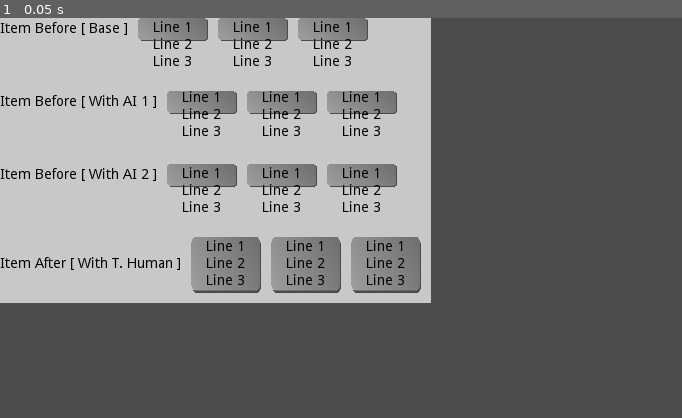
Above: before the commit, frame 1.
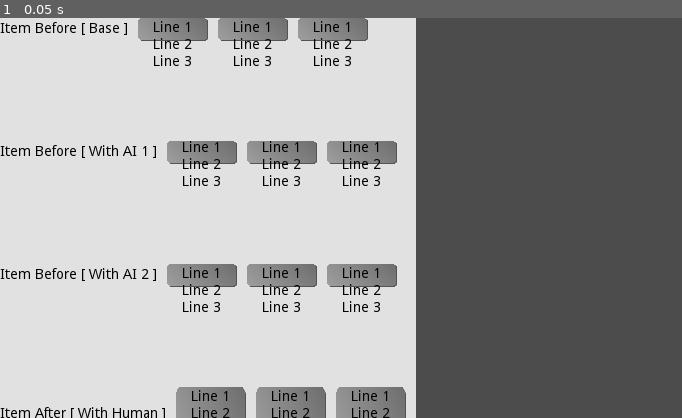
Above: after the commit, the same moment.

Repository: mohamedsobelk-lab/godot-ai-spatial-reasoning-test
Game: Godot game, scene res://Scenes/MainTest.tscn
The game is run twice, just before and just after one commit, with the same random seed, the same clock (stepped at 60 frames per second) and the same inputs.
Inputs:
- Up to frame 1 (0.05 s): no input

The runs differ from the first frame. In frame 1, 59% of the frame differs, in the area x 0-64%, y 0-100%.

Commit message:
Updated Files

Diff:
--- a/Scenes/MainTest.tscn
+++ b/Scenes/MainTest.tscn
@@ -1,16 +1,16 @@
 [gd_scene load_steps=6 format=2]
 
-[ext_resource path="res://Scenes/RowAfterWithTHuman.tscn" type="PackedScene" id=1]
+[ext_resource path="res://Scenes/RowAfterWithHuman.tscn" type="PackedScene" id=1]
 [ext_resource path="res://Scenes/RowBeforeBase.tscn" type="PackedScene" id=2]
 [ext_resource path="res://Scenes/RowBeforeWithAI2.tscn" type="PackedScene" id=3]
 [ext_resource path="res://Scenes/RowBeforeWithAI1.tscn" type="PackedScene" id=4]
 
 [sub_resource type="StyleBoxFlat" id=1]
-bg_color = Color( 0.784314, 0.784314, 0.784314, 1 )
+bg_color = Color( 0.882353, 0.882353, 0.882353, 1 )
 expand_margin_left = 10.0
 expand_margin_right = 10.0
-expand_margin_top = 10.0
-expand_margin_bottom = 10.0
+expand_margin_top = 30.0
+expand_margin_bottom = 70.0
 
 [node name="MainTest" type="CanvasLayer"]
 
@@ -20,40 +20,40 @@
 custom_styles/panel = SubResource( 1 )
 
 [node name="VBoxContainer" type="VBoxContainer" parent="PanelContainer"]
-margin_right = 421.0
-margin_bottom = 275.0
-custom_constants/separation = 50
+margin_right = 406.0
+margin_bottom = 425.0
+custom_constants/separation = 100
 
 [node name="VBoxCBeforeBase" type="VBoxContainer" parent="PanelContainer/VBoxContainer"]
-margin_right = 421.0
+margin_right = 406.0
 margin_bottom = 23.0
 
 [node name="ItemRow" parent="PanelContainer/VBoxContainer/VBoxCBeforeBase" instance=ExtResource( 2 )]
-margin_right = 421.0
+margin_right = 406.0
 margin_bottom = 23.0
 
 [node name="VBoxCBeforeWithAI1" type="VBoxContainer" parent="PanelContainer/VBoxContainer"]
-margin_top = 73.0
-margin_right = 421.0
-margin_bottom = 96.0
+margin_top = 123.0
+margin_right = 406.0
+margin_bottom = 146.0
 
 [node name="ItemRow" parent="PanelContainer/VBoxContainer/VBoxCBeforeWithAI1" instance=ExtResource( 4 )]
-margin_right = 421.0
+margin_right = 406.0
 
 [node name="VBoxCBeforeWithAI2" type="VBoxContainer" parent="PanelContainer/VBoxContainer"]
-margin_top = 146.0
-margin_right = 421.0
-margin_bottom = 169.0
+margin_top = 246.0
+margin_right = 406.0
+margin_bottom = 269.0
 
 [node name="ItemRow" parent="PanelContainer/VBoxContainer/VBoxCBeforeWithAI2" instance=ExtResource( 3 )]
-margin_right = 421.0
+margin_right = 406.0
 margin_bottom = 23.0
 
 [node name="VBoxCAfterTHuman" type="VBoxContainer" parent="PanelContainer/VBoxContainer"]
-margin_top = 219.0
-margin_right = 421.0
-margin_bottom = 275.0
+margin_top = 369.0
+margin_right = 406.0
+margin_bottom = 425.0
 
 [node name="ItemRow" parent="PanelContainer/VBoxContainer/VBoxCAfterTHuman" instance=ExtResource( 1 )]
-margin_right = 421.0
+margin_right = 406.0
 margin_bottom = 56.0
--- /dev/null
+++ b/Scenes/RowAfterWithHuman.tscn
@@ -0,0 +1,116 @@
+[gd_scene load_steps=2 format=2]
+
+[ext_resource path="res://Assets/button_inactive.png" type="Texture" id=2]
+
+[node name="ItemRow" type="HBoxContainer"]
+margin_right = 312.0
+margin_bottom = 35.0
+rect_min_size = Vector2( 312, 0 )
+mouse_filter = 2
+custom_constants/separation = 10
+
+[node name="ItemLabel" type="Label" parent="."]
+margin_top = 16.0
+margin_right = 166.0
+margin_bottom = 39.0
+rect_min_size = Vector2( 70.5, 23 )
+custom_colors/font_color = Color( 0, 0, 0, 1 )
+text = "Item After [ With Human ]"
+align = 1
+valign = 1
+
+[node name="MarginContainerActionPrimary" type="MarginContainer" parent="."]
+margin_left = 176.0
+margin_right = 246.5
+margin_bottom = 56.0
+mouse_filter = 2
+
+[node name="Button1" type="TextureButton" parent="MarginContainerActionPrimary"]
+margin_right = 70.5
+margin_bottom = 56.0
+rect_min_size = Vector2( 70.5, 0 )
+size_flags_vertical = 3
+texture_normal = ExtResource( 2 )
+expand = true
+
+[node name="MarginContainer" type="MarginContainer" parent="MarginContainerActionPrimary"]
+margin_right = 70.5
+margin_bottom = 56.0
+mouse_filter = 2
+custom_constants/margin_top = 3
+custom_constants/margin_bottom = 5
+
+[node name="Label1" type="Label" parent="MarginContainerActionPrimary/MarginContainer"]
+margin_top = 3.0
+margin_right = 70.5
+margin_bottom = 51.0
+rect_min_size = Vector2( 70.5, 23 )
+custom_colors/font_color = Color( 0, 0, 0, 1 )
+text = "Line 1 Line 2 Line 3"
+align = 1
+valign = 1
+autowrap = true
+
+[node name="MarginContainerActionSecondary" type="MarginContainer" parent="."]
+margin_left = 256.0
+margin_right = 326.5
+margin_bottom = 56.0
+mouse_filter = 2
+
+[node name="Button2" type="TextureButton" parent="MarginContainerActionSecondary"]
+margin_right = 70.5
+margin_bottom = 56.0
+rect_min_size = Vector2( 70.5, 0 )
+size_flags_vertical = 3
+texture_normal = ExtResource( 2 )
+expand = true
+
+[node name="MarginContainer" type="MarginContainer" parent="MarginContainerActionSecondary"]
+margin_right = 70.5
+margin_bottom = 56.0
+mouse_filter = 2
+custom_constants/margin_top = 3
+custom_constants/margin_bottom = 5
+
+[node name="Label2" type="Label" parent="MarginContainerActionSecondary/MarginContainer"]
+margin_top = 3.0
+margin_right = 70.5
+margin_bottom = 51.0
+rect_min_size = Vector2( 70.5, 23 )
+custom_colors/font_color = Color( 0, 0, 0, 1 )
+text = "Line 1 Line 2 Line 3"
+align = 1
+valign = 1
+autowrap = true
+
+[node name="MarginContainerActionTertiary" type="MarginContainer" parent="."]
+margin_left = 336.0
+margin_right = 406.5
+margin_bottom = 56.0
+mouse_filter = 2
+
+[node name="Button3" type="TextureButton" parent="MarginContainerActionTertiary"]
+margin_right = 70.5
+margin_bottom = 56.0
+rect_min_size = Vector2( 70.5, 0 )
+size_flags_vertical = 3
+texture_normal = ExtResource( 2 )
+expand = true
+
+[node name="MarginContainer" type="MarginContainer" parent="MarginContainerActionTertiary"]
+margin_right = 70.5
+margin_bottom = 56.0
+mouse_filter = 2
+custom_constants/margin_top = 3
+custom_constants/margin_bottom = 5
+
+[node name="Label3" type="Label" parent="MarginContainerActionTertiary/MarginContainer"]
+margin_top = 3.0
+margin_right = 70.5
+margin_bottom = 51.0
+rect_min_size = Vector2( 70.5, 23 )
+custom_colors/font_color = Color( 0, 0, 0, 1 )
+text = "Line 1 Line 2 Line 3"
+align = 1
+valign = 1
+autowrap = true
